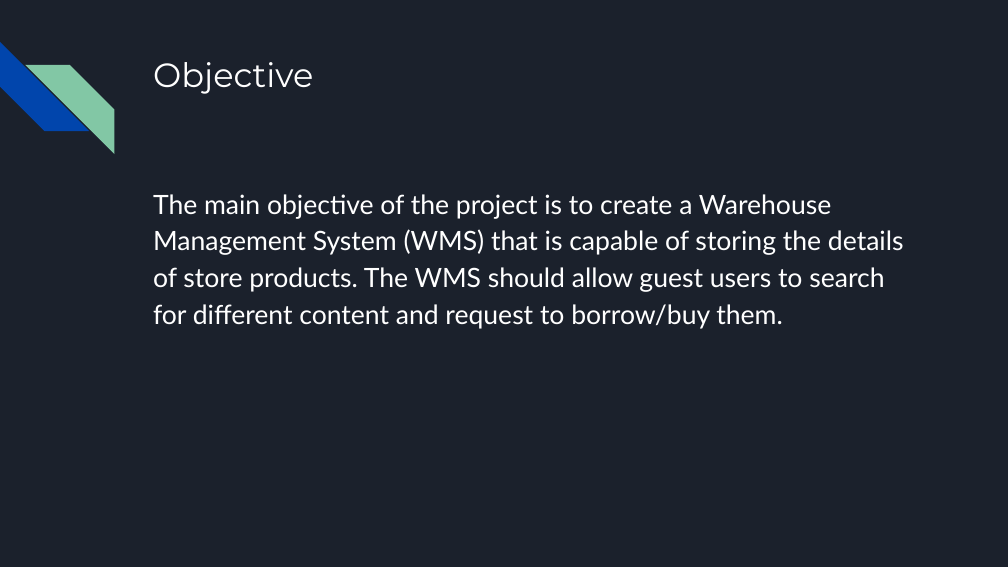
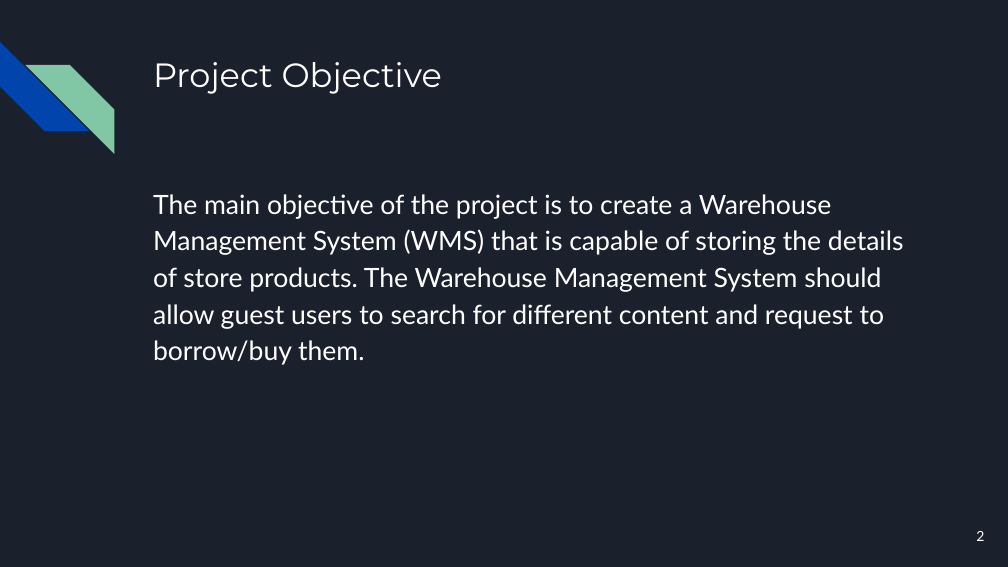
Before and after one commit to acompsec1/CSCI-2210-Java-Warehouse-Managment-System, a slide deck: slide 2 of The Knicks Java Final Project Presentation.pptx. Drawn at 1008x567 pixels with LibreOffice and Linux fonts; fonts in the diff are those of the drawing. Boxes give left, top, right and bottom in pixels: in the first picture for what was removed or moved away, otherwise in the second. Text is boxed around its words. In the diff, an @@ line names an element or a change of style, - is before the commit and + after.

Commit message:
Addition of Project Report PDF and Updated Presentation Slides

```diff
--- a/The Knicks Java Final Project Presentation.pptx
+++ b/The Knicks Java Final Project Presentation.pptx
@@ title at bbox=[153, 62, 442, 94]: text changed @@
-Objective
+Project Objective
@@ text at bbox=[153, 194, 904, 365]: text changed @@
-The main objective of the project is to create a Warehouse Management System (WMS) that is capable of storing the details of store products. The WMS should allow guest users to search for different content and request to borrow/buy them.
+The main objective of the project is to create a Warehouse Management System (WMS) that is capable of storing the details of store products. The Warehouse Management System should allow guest users to search for different content and request to borrow/buy them.
@@ page number added at bbox=[976, 531, 984, 541], 10 pt, text #FFFFFF @@
+2
```
Also in this commit, not shown: 29 other slides changed, 1 slide added, 1 slide removed, 1 other file.
